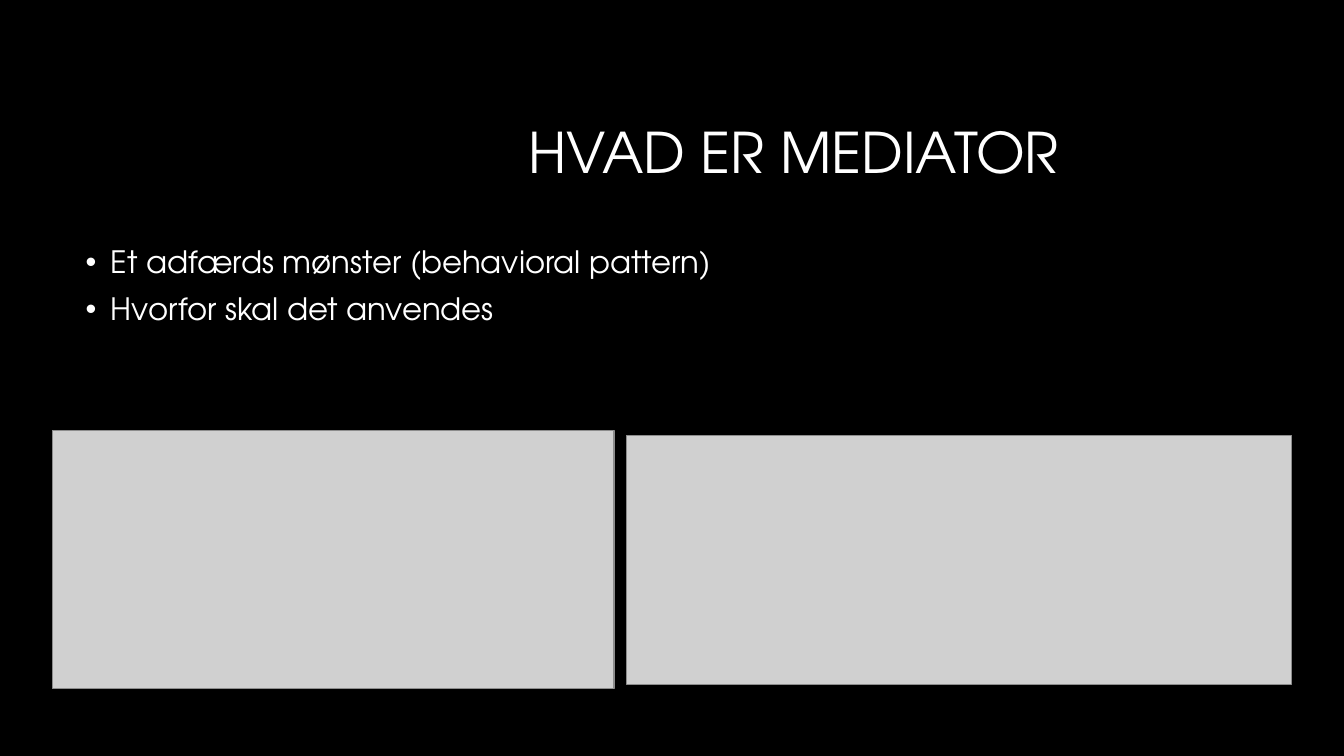
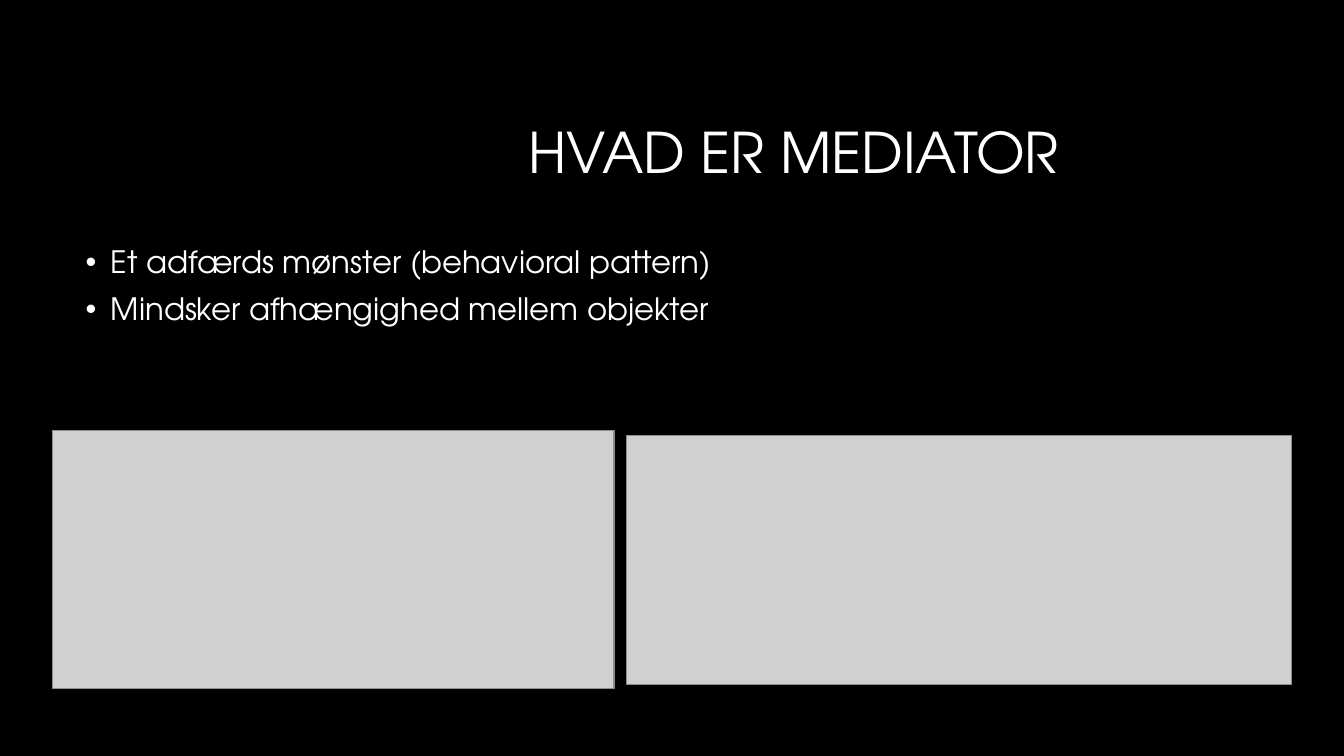
Before and after one commit to Warmdahl/SWD_assignment1, a slide deck: slide 2 of SWD-DesignPatternsAssignmentGroup11-Mediator-presentation.pptx. Drawn at 1344x756 pixels with LibreOffice and Linux fonts; fonts in the diff are those of the drawing; grey boxes stand for pictures; background and template pictures are left out. Boxes give left, top, right and bottom in pixels: in the first picture for what was removed or moved away, otherwise in the second. Text is boxed around its words. In the diff, an @@ line names an element or a change of style, - is before the commit and + after.

```diff
--- a/SWD-DesignPatternsAssignmentGroup11-Mediator-presentation.pptx
+++ b/SWD-DesignPatternsAssignmentGroup11-Mediator-presentation.pptx
@@ text at (x1=111, y1=297, x2=709, y2=327): text changed @@
-• Hvorfor skal det anvendes
+• Mindsker afhængighed mellem objekter
```
Also in this commit, not shown: 1 other file.
